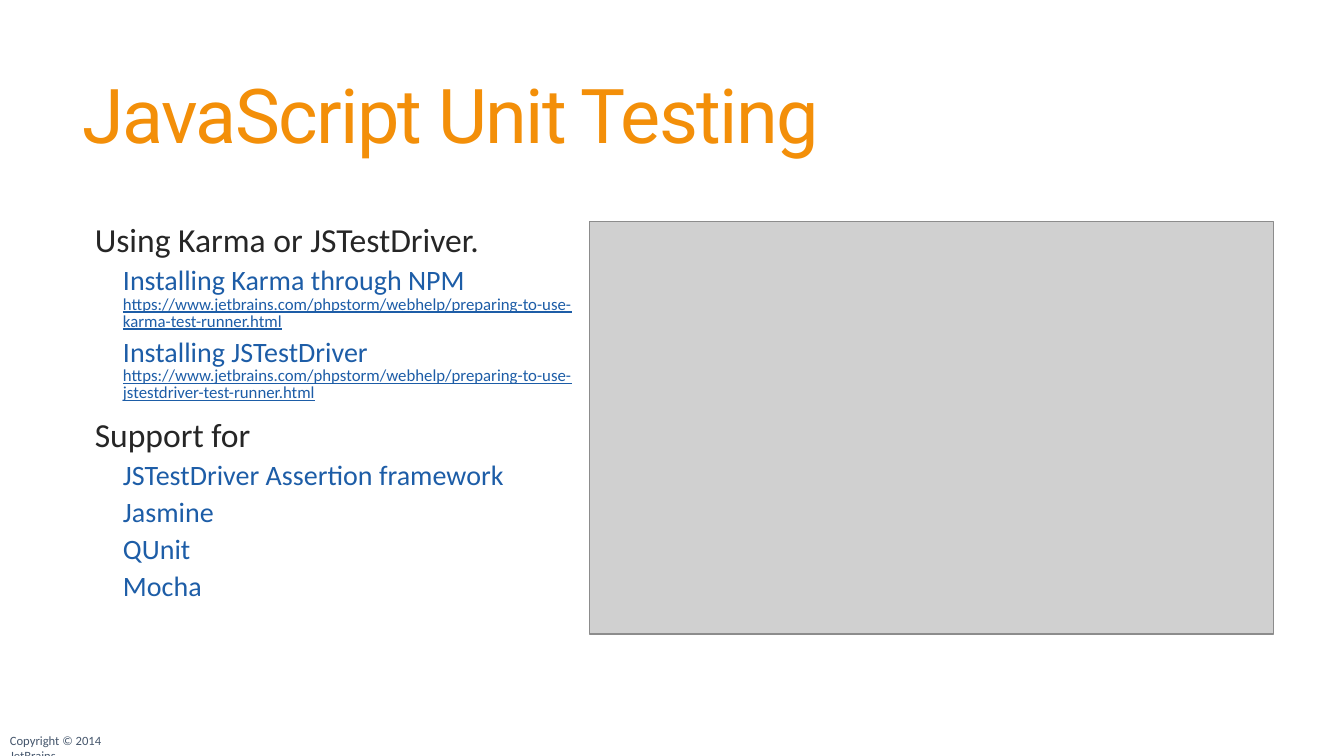
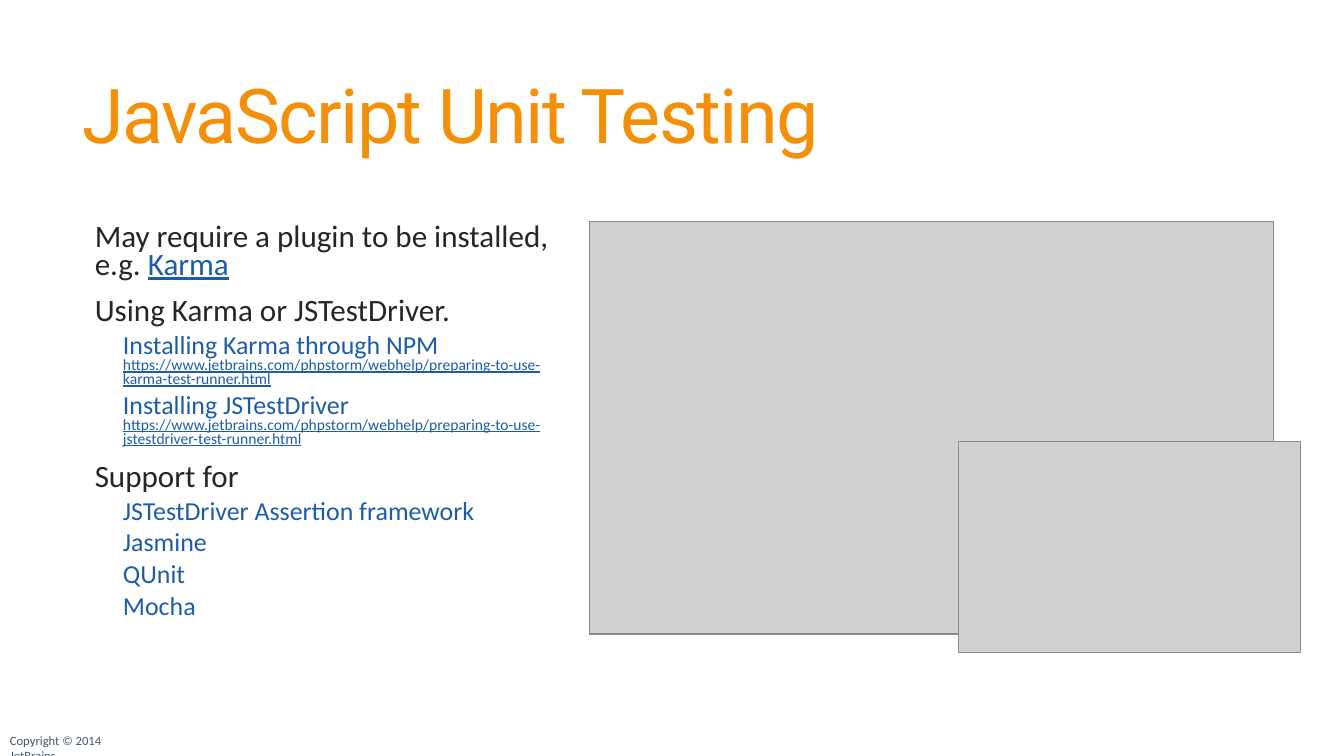
Before and after one commit to JetBrains/phpstorm-workshop, a slide deck: slide 95 of PhpStorm Workshop.pptx. Drawn at 1344x756 pixels with LibreOffice and Linux fonts; fonts in the diff are those of the drawing; grey boxes stand for pictures; background and template pictures are left out. Boxes give left, top, right and bottom in pixels: in the first picture for what was removed or moved away, otherwise in the second. Text is boxed around its words. In the diff, an @@ line names an element or a change of style, - is before the commit and + after.

Commit message:
Updated slide deck with Tools and Plugins

```diff
--- a/PhpStorm Workshop.pptx
+++ b/PhpStorm Workshop.pptx
@@ text at box(95, 225, 548, 281): paragraph added @@
+  May require a plugin to be installed, e.g. Karma
@@ text at box(95, 299, 540, 615): size 24 to 22.2 pt in "Using Karma or JSTestDriver.", "Support for"; size 20 to 18.5 pt in "Installing Karma through NPM", "Installing JSTestDriver", "JSTestDriver Assertion framework", "Jasmine" and 2 more places; size 12 to 11.1 pt in "https://www.jetbrains.com/phpstorm/webhelp/preparing-to-use- ...", "https://www.jetbrains.com/phpstorm/webhelp/preparing-to-use- ..."; line spacing 0.85 to 0.75 @@
@@ picture added at box(959, 442, 1302, 652) @@
```
Also in this commit, not shown: 2 other slides changed, 11 slides added.
